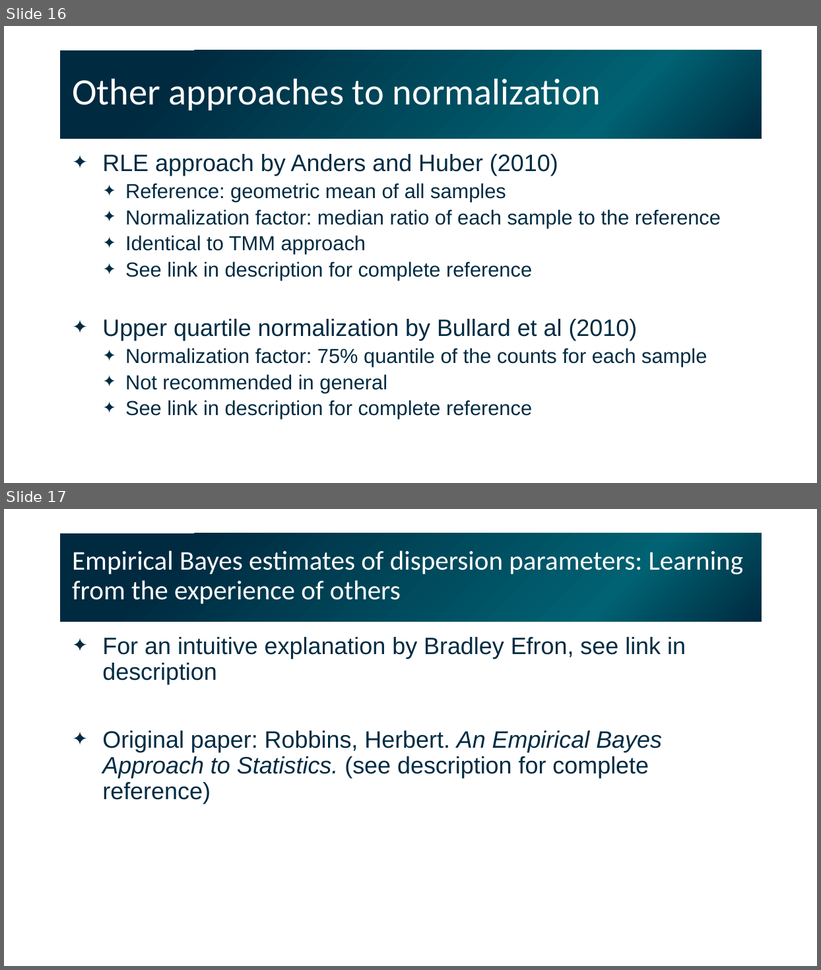
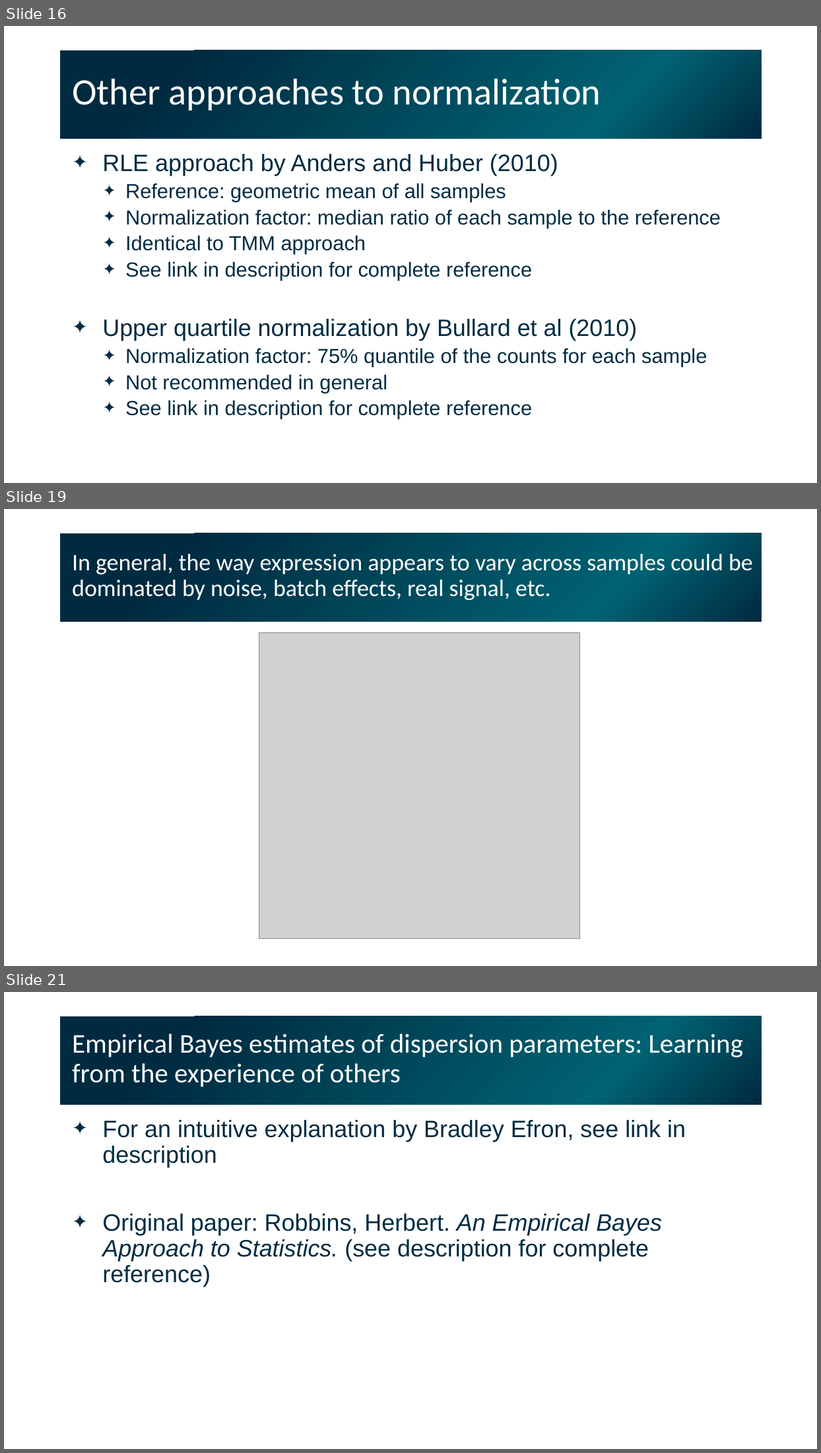
Before and after one commit to gladstone-institutes/Bioinformatics-Workshops, a slide deck: intermediate-r-rna-seq/Intermediate_RNA-seq.pptx. Shown one above the other, each under a label of ours: slides 16 and 17 before the commit, slides 16, 19 and 21 after it; the slides between them are not shown. The pictures are 821x970 and 821x1453 pixels, drawn with LibreOffice and Linux fonts; fonts in the diff are those of the drawing; grey boxes stand for pictures. Boxes give left, top, right and bottom in pixels: in the first picture for what was removed or moved away, otherwise in the second. Text is boxed around its words. In the diff, an @@ line names an element or a change of style, - is before the commit and + after.

```diff
--- a/intermediate-r-rna-seq/Intermediate_RNA-seq.pptx
+++ b/intermediate-r-rna-seq/Intermediate_RNA-seq.pptx
@@ slide 19 added at <box>4,509,817,966</box>, background #FFFFFF @@
@@ title added at <box>60,533,762,622</box>, fill gradient #002A40 to #006272, 28 pt, text #FFFFFF @@
+In general, the way expression appears to vary across samples could be dominated by noise, batch effects, real signal, etc.
@@ picture added at <box>259,633,580,940</box> @@
@@ what was slide 17 is now slide 21 @@
```
Also in this commit, not shown: 1 slide changed, 4 other slides added, 6 other files.
